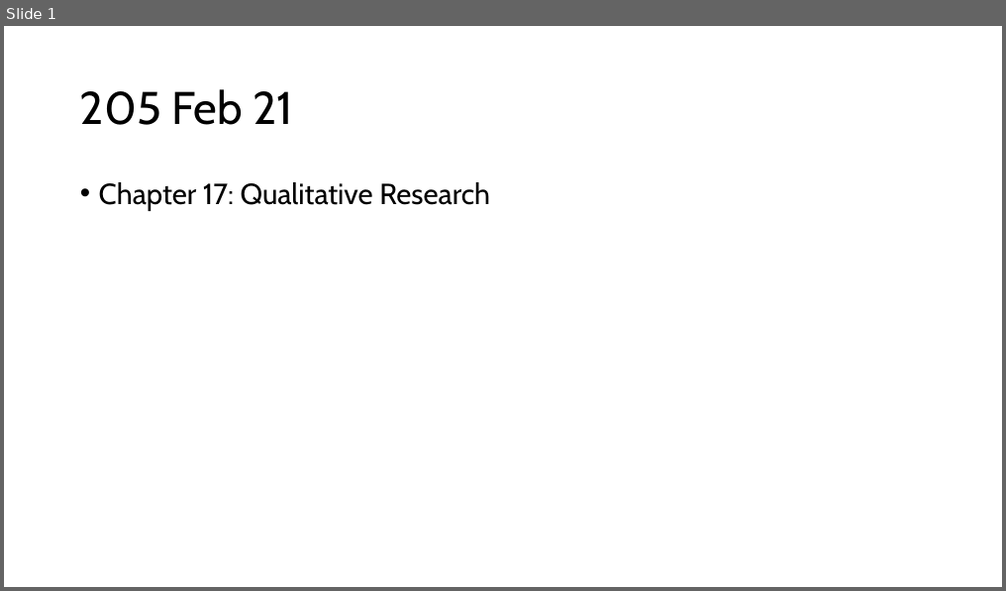
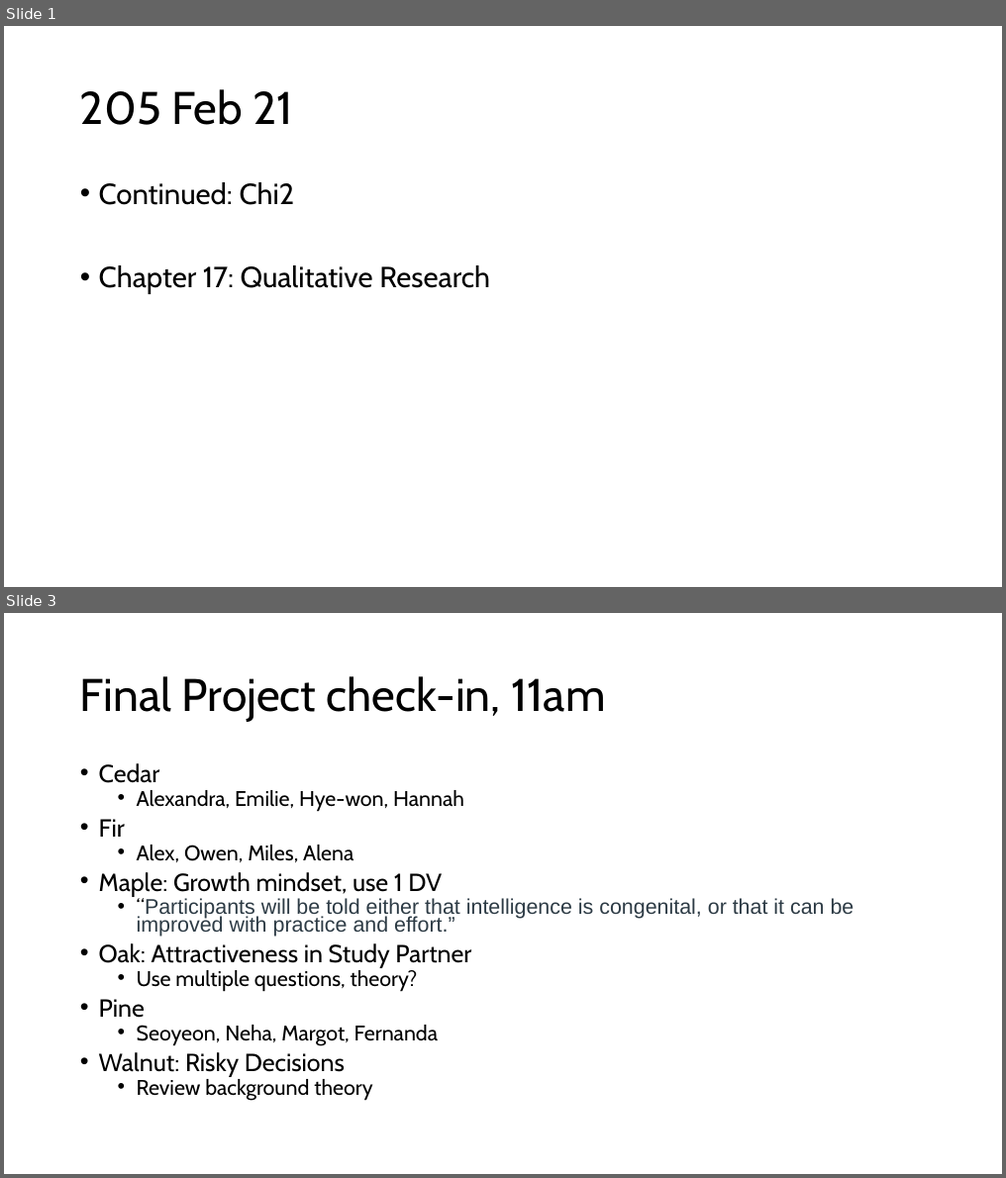
Before and after one commit to preber/Research-Methods, a slide deck: Class Slides 2024/Class 21.pptx. Shown one above the other, each under a label of ours: slide 1 before the commit, slides 1 and 3 after it; the slides between them are not shown. The pictures are 1006x591 and 1006x1178 pixels, drawn with LibreOffice and Linux fonts; fonts in the diff are those of the drawing. Boxes give left, top, right and bottom in pixels: in the first picture for what was removed or moved away, otherwise in the second. Text is boxed around its words. In the diff, an @@ line names an element or a change of style, - is before the commit and + after.

```diff
--- a/Class Slides 2024/Class 21.pptx
+++ b/Class Slides 2024/Class 21.pptx
@@ slide 3 added at (x1=4, y1=613, x2=1002, y2=1174), background #FFFFFF @@
@@ title added at (x1=80, y1=676, x2=605, y2=722), 44 pt, text #000000 @@
+Final Project check-in, 11am
@@ text added at (x1=99, y1=763, x2=854, y2=1101), 20.4 pt, text #000000 @@
+• Cedar
+  • Alexandra, Emilie, Hye-won, Hannah
+• Fir
+  • Alex, Owen, Miles, Alena
+• Maple: Growth mindset, use 1 DV
+  • “Participants will be told either that intelligence is congenital, or that it can be improved with practice and effort.”
+• Oak: Attractiveness in Study Partner
+  • Use multiple questions, theory?
+• Pine
+  • Seoyeon, Neha, Margot, Fernanda
+• Walnut: Risky Decisions
+  • Review background theory
@@ slide 1 changed as well @@
@@ text at (x1=99, y1=182, x2=295, y2=205): paragraph added @@
+• Continued: Chi2
```
Also in this commit, not shown: 1 other slide changed, 14 other slides added, 15 slides removed, 3 other files.
